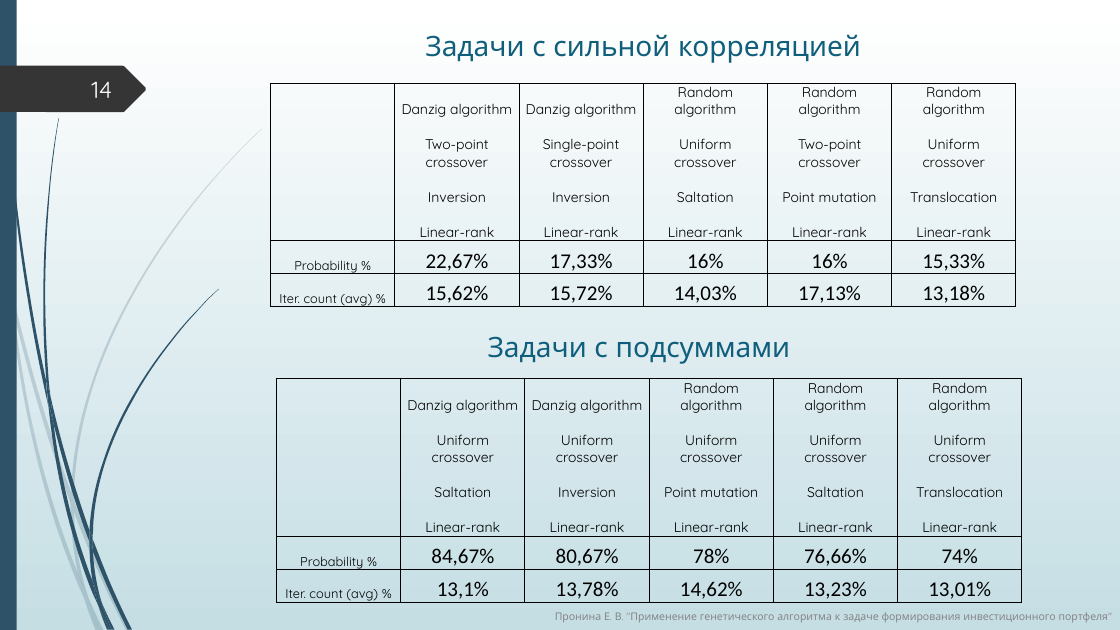
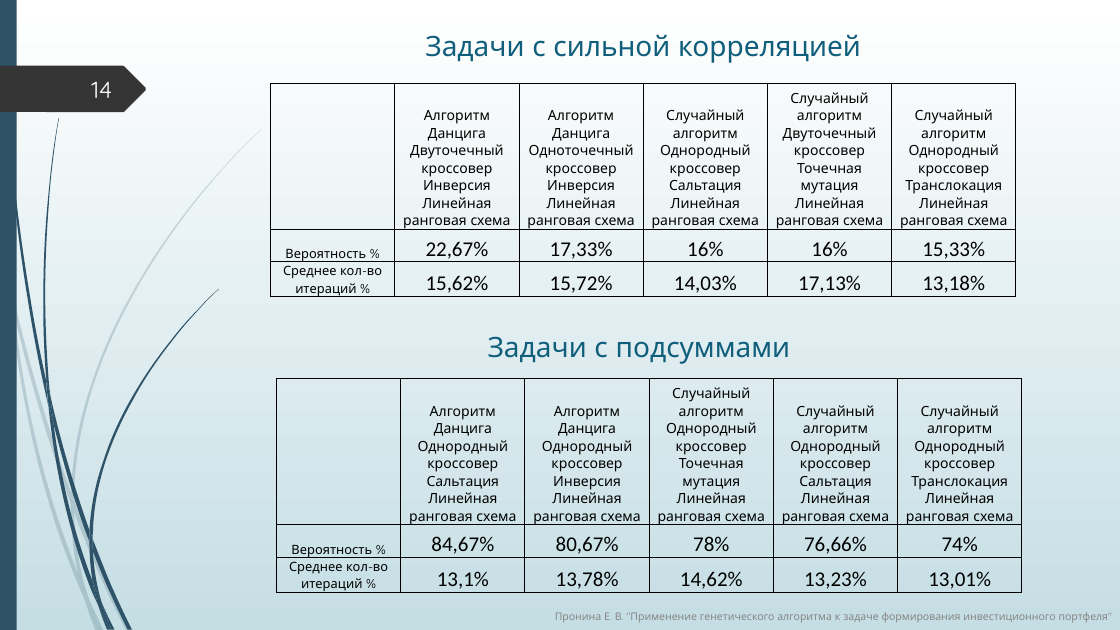
Before and after one commit to ElizJogar/Knapsack-Problems, a slide deck: slide 14 of diploma.pptx. Drawn at 1120x630 pixels with LibreOffice and Linux fonts; fonts in the diff are those of the drawing. Boxes give left, top, right and bottom in pixels: in the first picture for what was removed or moved away, otherwise in the second. Text is boxed around its words. In the diff, an @@ line names an element or a change of style, - is before the commit and + after.

```diff
--- a/diploma.pptx
+++ b/diploma.pptx
@@ table at bbox=[271, 83, 1017, 301] @@
-row 1:  | Danzig algorithm Two-point crossover Inversion Linear-rank | Danzig algorithm Single-point crossover Inversion Linear-rank | Random algorithm Uniform crossover Saltation Linear-rank | Random algorithm Two-point crossover Point mutation Linear-rank | Random algorithm Uniform crossover Translocation Linear-rank
+row 1:  | Алгоритм Данцига Двуточечный кроссовер Инверсия Линейная ранговая схема | Алгоритм Данцига Одноточечный кроссовер / Инверсия Линейная ранговая схема | Случайный алгоритм / Однородный кроссовер Сальтация Линейная ранговая схема | Случайный алгоритм Двуточечный кроссовер Точечная мутация Линейная ранговая схема | Случайный алгоритм Однородный кроссовер Транслокация Линейная ранговая схема
-row 2, column 1: Probability %
+row 2, column 1: Вероятность %
-row 3, column 1: Iter. count (avg) %
+row 3, column 1: Среднее кол-во итераций %
@@ table at bbox=[276, 379, 1023, 596] @@
-row 1:  | Danzig algorithm Uniform crossover Saltation Linear-rank | Danzig algorithm Uniform crossover Inversion Linear-rank | Random algorithm Uniform crossover Point mutation Linear-rank | Random algorithm Uniform crossover Saltation Linear-rank | Random algorithm Uniform crossover Translocation Linear-rank
+row 1:  | Алгоритм Данцига Однородный кроссовер Сальтация Линейная ранговая схема | Алгоритм Данцига Однородный кроссовер Инверсия Линейная ранговая схема | Случайный алгоритм Однородный кроссовер / Точечная мутация Линейная ранговая схема | Случайный алгоритм Однородный кроссовер Сальтация / Линейная ранговая схема | Случайный алгоритм Однородный кроссовер Транслокация Линейная ранговая схема
-row 2, column 1: Probability %
+row 2, column 1: Вероятность %
-row 3, column 1: Iter. count (avg) %
+row 3, column 1: Среднее кол-во итераций %
```
Also in this commit, not shown: 7 other slides changed, 1 slide added, 1 slide removed, 3 other files.
